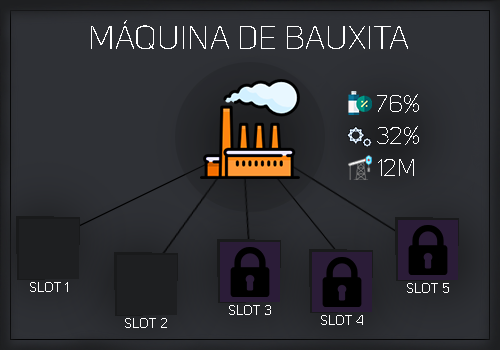
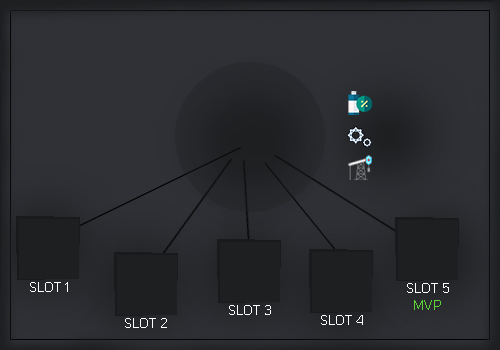
Before/after of a (500, 350) layered artwork. What changed in the layer stack:
hid group "Example" (8 layers) over bbox(91, 20, 458, 312)
renamed "SLOT 5" to "SLOT 5 mvp", painted on it over bbox(414, 300, 441, 310)
